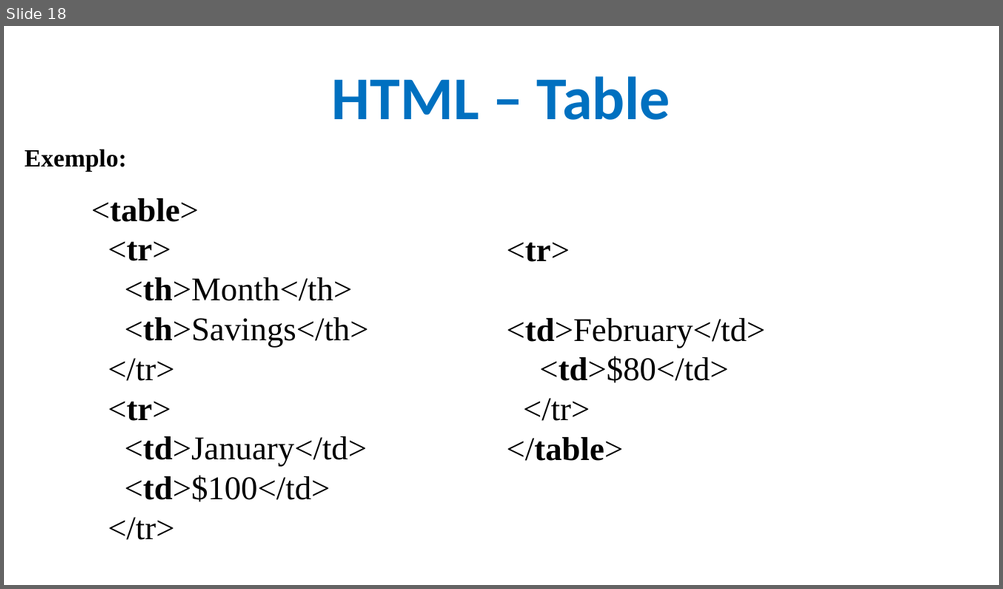
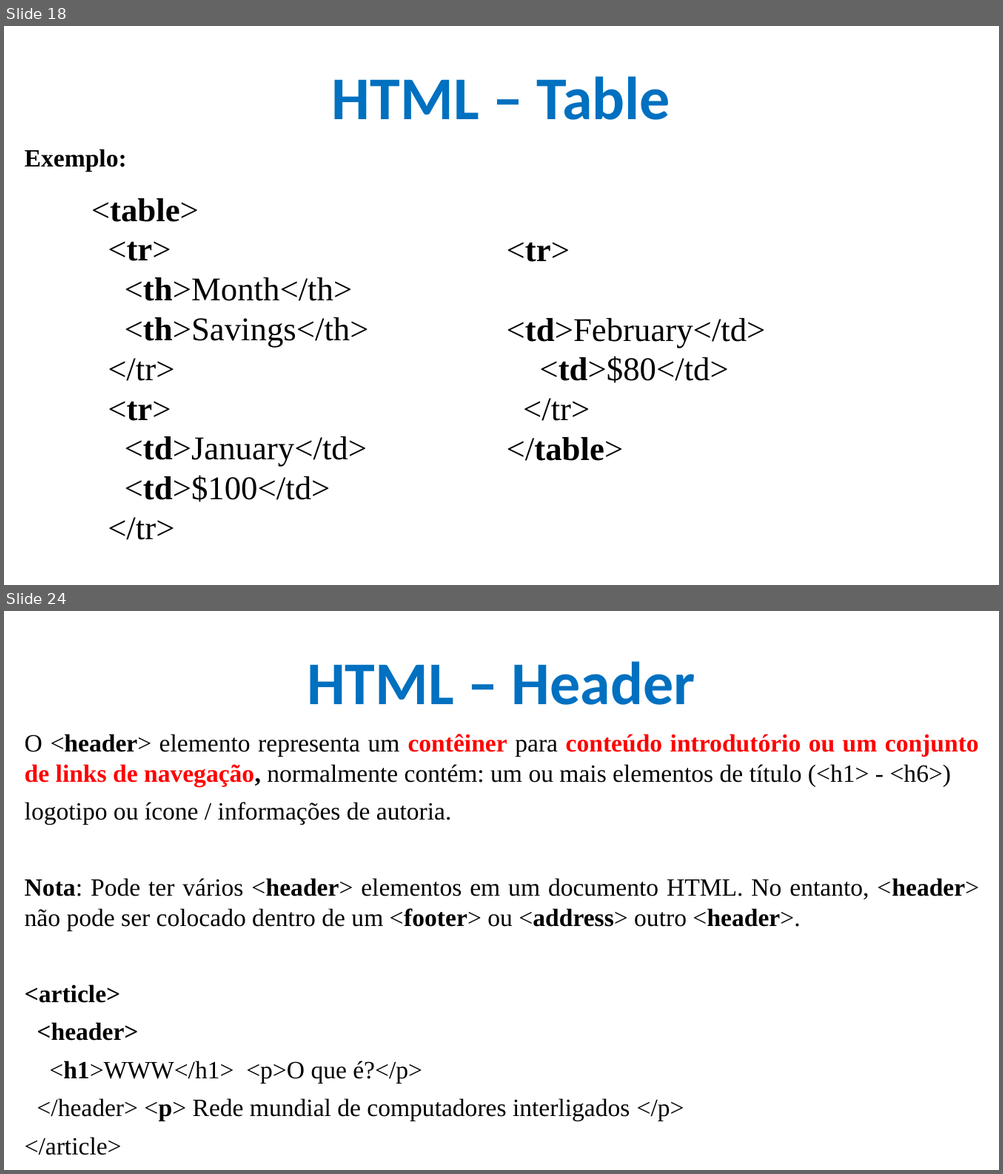
Before and after one commit to CloudEducationBrazil/WydenDesenvolvimentoWebPHP, a slide deck: 01 Classes/Aula 04 Desenvolvimento Web - HTML.pptx. Shown one above the other, each under a label of ours: slide 18 before the commit, slides 18 and 24 after it; the slides between them are not shown. The pictures are 1003x589 and 1003x1174 pixels, drawn with LibreOffice and Linux fonts; fonts in the diff are those of the drawing; background and template pictures are left out. Boxes give left, top, right and bottom in pixels: in the first picture for what was removed or moved away, otherwise in the second. Text is boxed around its words. In the diff, an @@ line names an element or a change of style, - is before the commit and + after.

Commit message:
Atuazliação Aula HTML

```diff
--- a/01 Classes/Aula 04 Desenvolvimento Web - HTML.pptx
+++ b/01 Classes/Aula 04 Desenvolvimento Web - HTML.pptx
@@ slide 24 added at bbox=[4, 611, 999, 1170], background picture (left out) @@
@@ title added at bbox=[307, 661, 695, 705], 44 pt, text #0070C0, bold @@
+HTML – Header
@@ text added at bbox=[25, 734, 979, 1156], 18 pt, text #000000 @@
+O <header> elemento representa um contêiner para conteúdo introdutório ou um conjunto de links de navegação, normalmente contém: um ou mais elementos de título (<h1> - <h6>)
+logotipo ou ícone / informações de autoria.
+Nota: Pode ter vários <header> elementos em um documento HTML. No entanto, <header> não pode ser colocado dentro de um <footer> ou <address> outro <header>.
+<article>
+<header>
+<h1>WWW</h1> <p>O que é?</p>
+</header> <p> Rede mundial de computadores interligados </p>
+</article>
```
Also in this commit, not shown: 11 slides changed, 21 other slides added.
